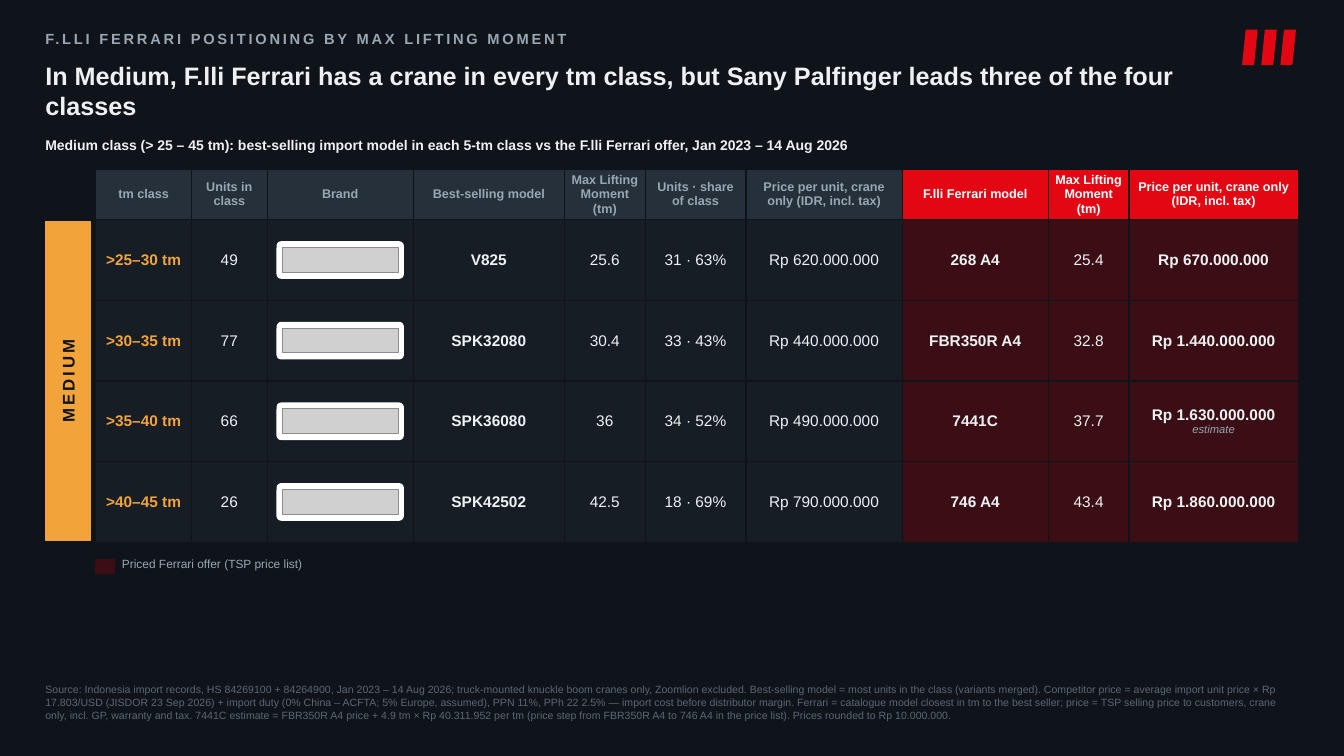
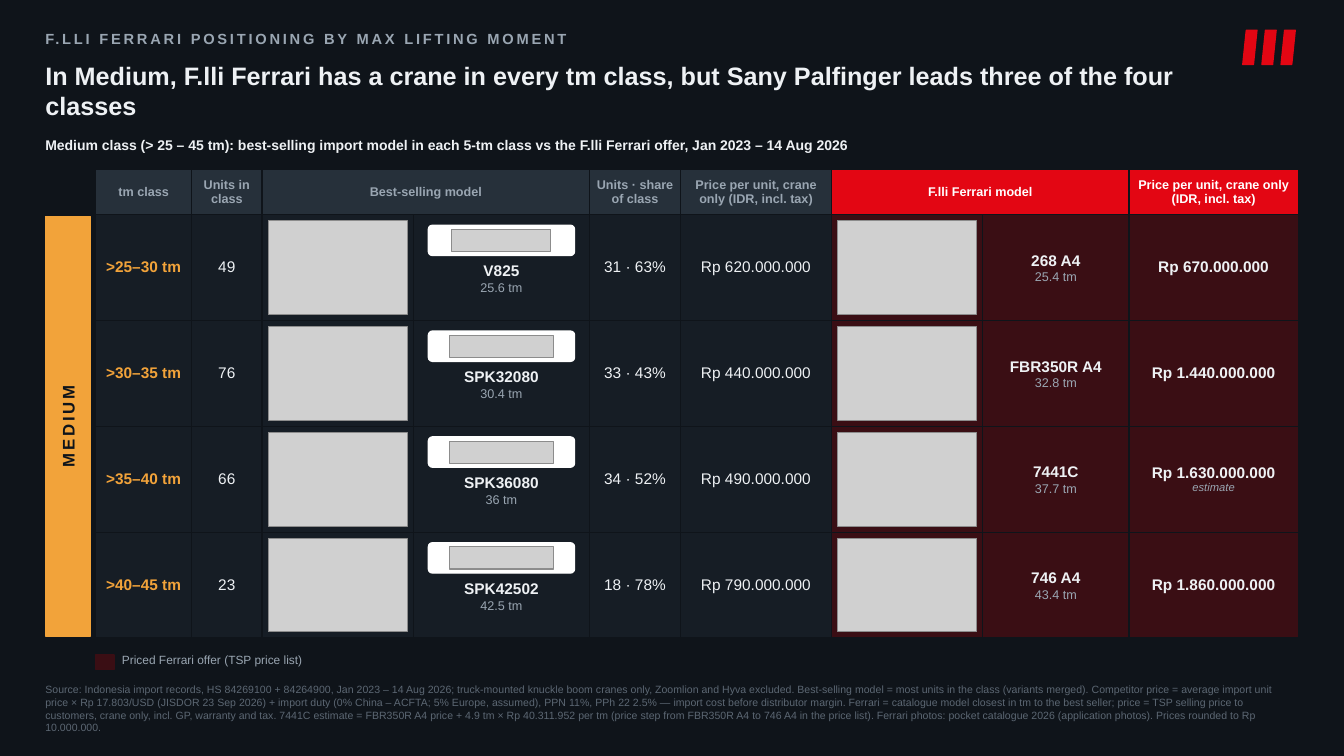
Before and after one commit to Godson7777/Ferarri_Crane_Tiberias, a slide deck: slide 1 of slides/Slide_tm_Positioning.pptx. Drawn at 1344x756 pixels with LibreOffice and Linux fonts; fonts in the diff are those of the drawing; grey boxes stand for pictures. Boxes give left, top, right and bottom in pixels: in the first picture for what was removed or moved away, otherwise in the second. Text is boxed around its words. In the diff, an @@ line names an element or a change of style, - is before the commit and + after.

```diff
--- a/slides/Slide_tm_Positioning.pptx
+++ b/slides/Slide_tm_Positioning.pptx
@@ table at (96, 169, 1299, 597) @@
-column 2: Units in class | 49 | 77 | 66 | 26
-column 3: Brand |  |  |  | 
-column 4: Best-selling model | V825 | SPK32080 | SPK36080 | SPK42502
-column 5: Max Lifting Moment (tm) | 25.6 | 30.4 | 36 | 42.5
-column 6: Units · share of class | 31 · 63% | 33 · 43% | 34 · 52% | 18 · 69%
+column 2: Units in class | 49 | 76 | 66 | 23
+column 3: Best-selling model |  |  |  | 
+column 4:  |  |  |  | 
+column 5: Units · share of class | 31 · 63% | 33 · 43% | 34 · 52% | 18 · 78%
-column 8: F.lli Ferrari model | 268 A4 | FBR350R A4 | 7441C | 746 A4
+column 7: F.lli Ferrari model |  |  |  | 
-column 9: Max Lifting Moment (tm) | 25.4 | 32.8 | 37.7 | 43.4
+column 8:  |  |  |  | 
@@ text "MEDIUM": place and size @@
-text "MEDIUM" at (60, 348, 79, 420)
+text "MEDIUM" at (60, 393, 79, 465)
@@ rectangle: place and size @@
-rectangle at (45, 222, 91, 540)
+rectangle at (45, 217, 91, 636)
@@ picture added at (268, 221, 407, 315) @@
@@ rounded rectangle: place and size @@
-rounded rectangle at (277, 242, 403, 278)
+rounded rectangle at (429, 225, 575, 255)
@@ picture: place and size @@
-picture at (282, 247, 398, 273)
+picture at (452, 229, 551, 251)
@@ picture added at (838, 221, 977, 315) @@
@@ text added at (480, 265, 522, 292), 9 pt, text #9AA6B2 @@
+V825
+25.6 tm
@@ text added at (1031, 255, 1081, 281), 9 pt, text #9AA6B2 @@
+268 A4
+25.4 tm
@@ picture added at (268, 327, 407, 420) @@
@@ picture added at (838, 327, 977, 420) @@
@@ rounded rectangle: place and size @@
-rounded rectangle at (277, 323, 403, 359)
+rounded rectangle at (429, 332, 575, 362)
@@ picture: place and size @@
-picture at (282, 329, 398, 353)
+picture at (450, 336, 554, 358)
@@ text added at (464, 371, 539, 398), 11 pt, text #EEF1F4, bold @@
+SPK32080
+30.4 tm
@@ text added at (1010, 361, 1102, 387), 11 pt, text #EEF1F4, bold @@
+FBR350R A4
+32.8 tm
@@ picture added at (268, 433, 407, 526) @@
@@ rounded rectangle: place and size @@
-rounded rectangle at (277, 403, 403, 440)
+rounded rectangle at (429, 437, 575, 467)
@@ picture: place and size @@
-picture at (282, 409, 398, 434)
+picture at (450, 442, 554, 464)
@@ picture added at (838, 433, 977, 526) @@
@@ text added at (464, 477, 539, 504), 11 pt, text #EEF1F4, bold @@
+SPK36080
+36 tm
@@ text added at (1033, 466, 1078, 493), 9 pt, text #9AA6B2 @@
+7441C
+37.7 tm
@@ picture added at (268, 538, 407, 632) @@
@@ picture added at (838, 538, 977, 632) @@
@@ proportions changed in 4 elements at (429, 332, 575, 362), (429, 225, 575, 255), (429, 437, 575, 467), (429, 542, 575, 573) @@
@@ rounded rectangle: place and size @@
-rounded rectangle at (277, 484, 403, 520)
+rounded rectangle at (429, 542, 575, 573)
@@ picture: place and size @@
-picture at (282, 490, 398, 514)
+picture at (450, 546, 554, 569)
@@ text added at (464, 583, 539, 610), 11 pt, text #EEF1F4, bold @@
+SPK42502
+42.5 tm
@@ text added at (1031, 572, 1081, 599), 9 pt, text #9AA6B2 @@
+746 A4
+43.4 tm
@@ rectangle: place and size @@
-rectangle at (96, 560, 114, 574)
+rectangle at (96, 655, 114, 669)
@@ text "Priced Ferrari offer (TSP price ...": place and size @@
-text "Priced Ferrari offer (TSP price ..." at (122, 559, 303, 571)
+text "Priced Ferrari offer (TSP price ..." at (122, 655, 303, 666)
@@ text at (45, 685, 1272, 731): text changed @@
-Source: Indonesia import records, HS 84269100 + 84264900, Jan 2023 – 14 Aug 2026; truck-mounted knuckle boom cranes only, Zoomlion excluded. Best-selling model = most units in the class (variants merged). Competitor price = average import unit price × Rp 17.803/USD (JISDOR 23 Sep 2026) + import duty (0% China – ACFTA; 5% Europe, assumed), PPN 11%, PPh 22 2.5% — import cost before distributor margin. Ferrari = catalogue model closest in tm to the best seller; price = TSP selling price to customers, crane only, incl. GP, warranty and tax. 7441C estimate = FBR350R A4 price + 4.9 tm × Rp 40.311.952 per tm (price step from FBR350R A4 to 746 A4 in the price list). Prices rounded to Rp 10.000.000.
+Source: Indonesia import records, HS 84269100 + 84264900, Jan 2023 – 14 Aug 2026; truck-mounted knuckle boom cranes only, Zoomlion and Hyva excluded. Best-selling model = most units in the class (variants merged). Competitor price = average import unit price × Rp 17.803/USD (JISDOR 23 Sep 2026) + import duty (0% China – ACFTA; 5% Europe, assumed), PPN 11%, PPh 22 2.5% — import cost before distributor margin. Ferrari = catalogue model closest in tm to the best seller; price = TSP selling price to customers, crane only, incl. GP, warranty and tax. 7441C estimate = FBR350R A4 price + 4.9 tm × Rp 40.311.952 per tm (price step from FBR350R A4 to 746 A4 in the price list). Ferrari photos: pocket catalogue 2026 (application photos). Prices rounded to Rp 10.000.000.
```
Also in this commit, not shown: 1 other slide changed, 12 other files.
